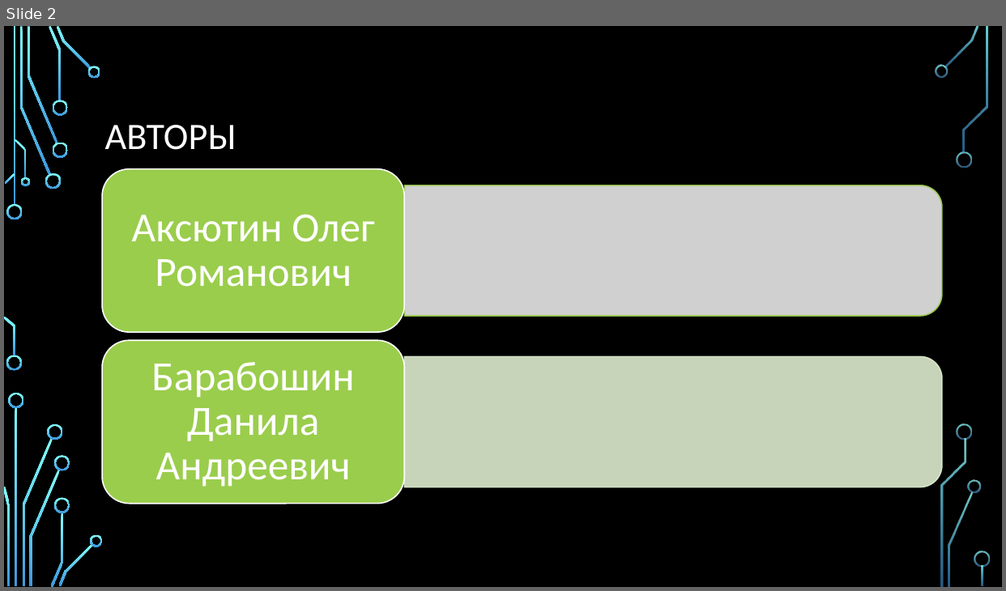
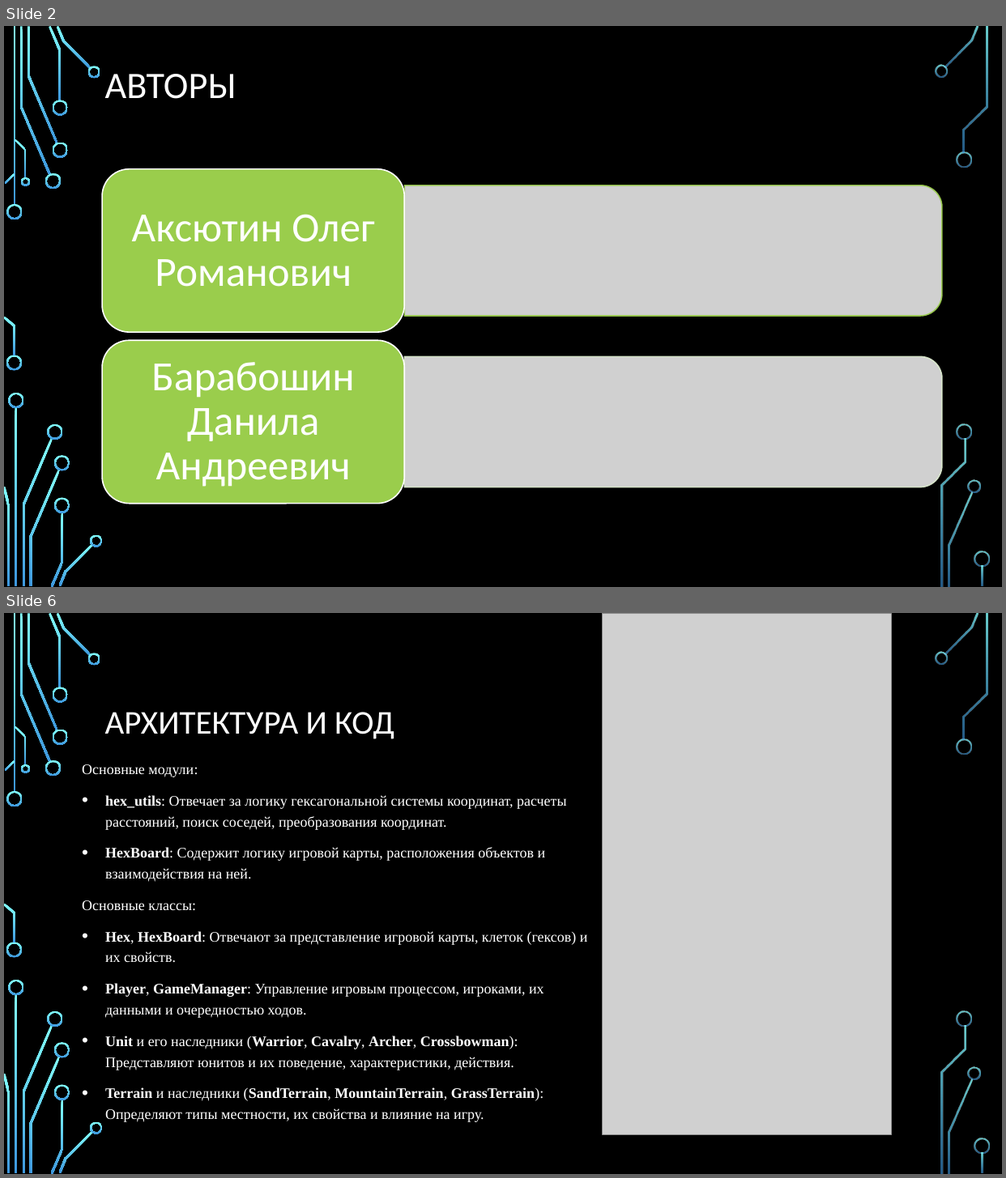
Before and after one commit to Peeperocka/Untitled-hexagon-game, a slide deck: data/docs/Презентация.pptx. Shown one above the other, each under a label of ours: slide 2 before the commit, slides 2 and 6 after it; the slides between them are not shown. The pictures are 1006x591 and 1006x1178 pixels, drawn with LibreOffice and Linux fonts; fonts in the diff are those of the drawing; grey boxes stand for pictures; background and template pictures are left out. Boxes give left, top, right and bottom in pixels: in the first picture for what was removed or moved away, otherwise in the second. Text is boxed around its words. In the diff, an @@ line names an element or a change of style, - is before the commit and + after.

```diff
--- a/data/docs/Презентация.pptx
+++ b/data/docs/Презентация.pptx
@@ slide 6 added at [4, 613, 1002, 1174], background picture (left out); not listed: 36 template elements that a slide beside it also shows @@
@@ picture added at [603, 613, 892, 1135] @@
@@ title added at [105, 712, 394, 739], 32 pt, text #FFFFFF @@
+АРХИТЕКТУРА И КОД
@@ text added at [82, 764, 588, 1122], 14 pt, text #FFFFFF @@
+Основные модули:
+• hex_utils: Отвечает за логику гексагональной системы координат, расчеты расстояний, поиск соседей, преобразования координат.
+• HexBoard: Содержит логику игровой карты, расположения объектов и взаимодействия на ней.
+Основные классы:
+• Hex, HexBoard: Отвечают за представление игровой карты, клеток (гексов) и их свойств.
+• Player, GameManager: Управление игровым процессом, игроками, их данными и очередностью ходов.
+• Unit и его наследники (Warrior, Cavalry, Archer, Crossbowman): Представляют юнитов и их поведение, характеристики, действия.
+• Terrain и наследники (SandTerrain, MountainTerrain, GrassTerrain): Определяют типы местности, их свойства и влияние на игру.
@@ slide 2 changed as well @@
@@ title "АВТОРЫ": place and size @@
-title "АВТОРЫ" at [105, 125, 236, 150]
+title "АВТОРЫ" at [105, 74, 236, 99]
@@ round same rect removed at [404, 357, 942, 487] @@
@@ picture added at [404, 357, 942, 487] @@
```
Also in this commit, not shown: 1 other slide changed, 4 other slides added, 3 slides removed, 1 other file.
